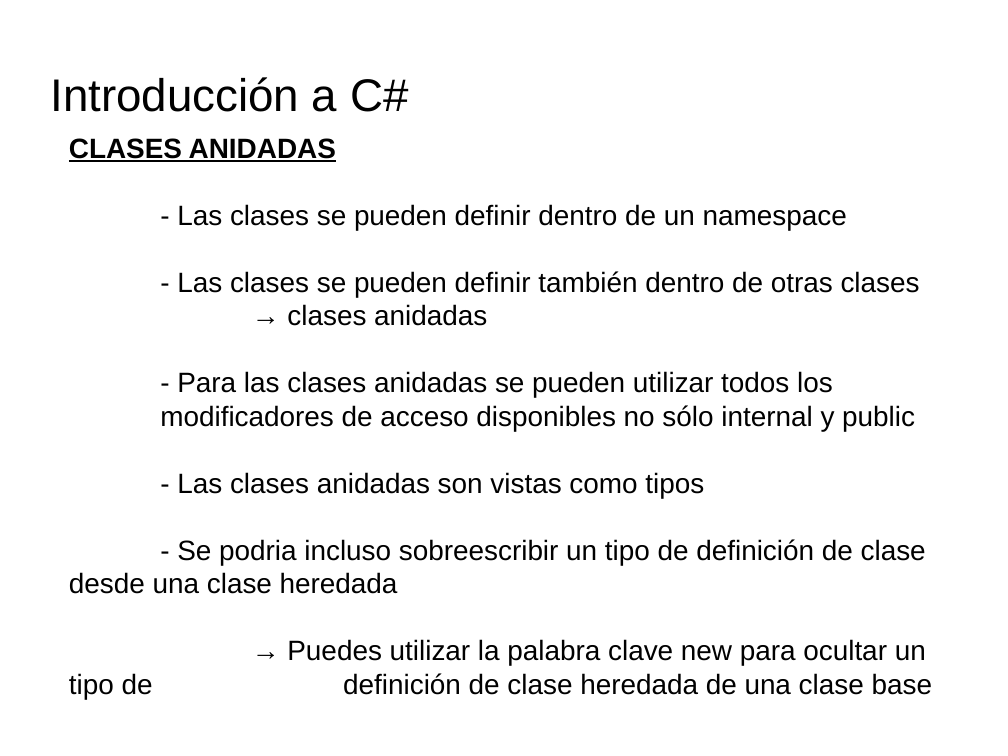
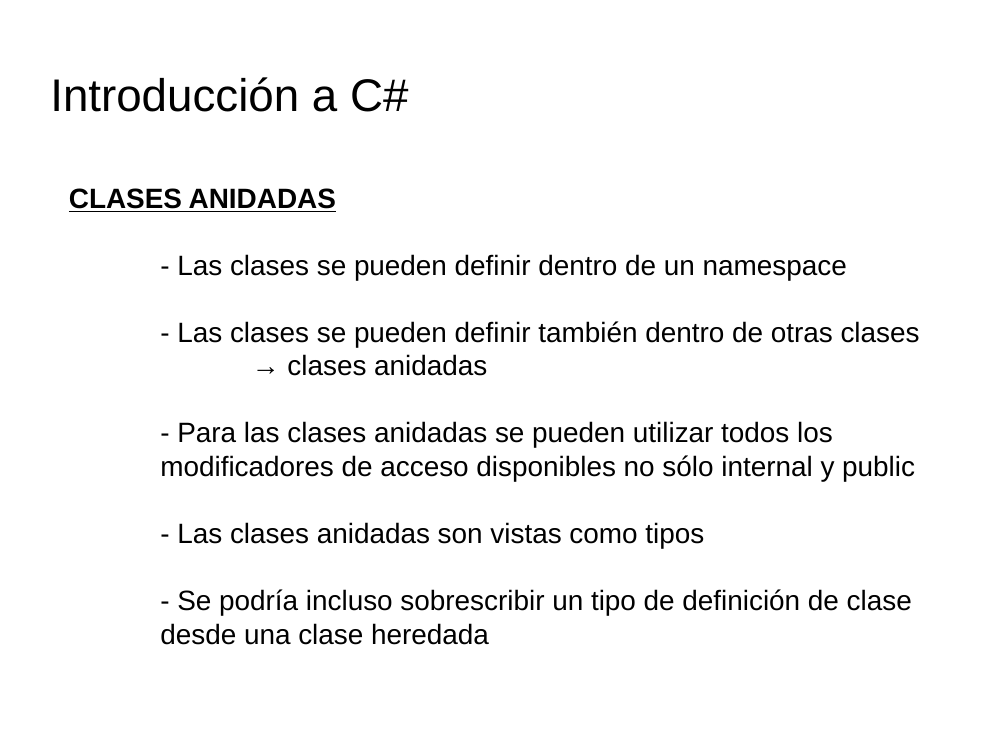
Before and after one commit to videojuegos-abastos/PMV, a slide deck: slide 16 of te/Tema 4 (Chema)/t4.3.- Definiendo miembros de una clase.odp. Drawn at 1008x756 pixels with LibreOffice and Linux fonts; fonts in the diff are those of the drawing; background and template pictures are left out. Boxes give left, top, right and bottom in pixels: in the first picture for what was removed or moved away, otherwise in the second. Text is boxed around its words. In the diff, an @@ line names an element or a change of style, - is before the commit and + after.

```diff
--- a/te/Tema 4 (Chema)/t4.3.- Definiendo miembros de una clase.odp
+++ b/te/Tema 4 (Chema)/t4.3.- Definiendo miembros de una clase.odp
@@ text at (x1=160, y1=589, x2=912, y2=645): text changed @@
-- Se podria incluso sobreescribir un tipo de definición de clase desde una clase heredada
-→ Puedes utilizar la palabra clave new para ocultar un tipo de definición de clase heredada de una clase base
+- Se podría incluso sobrescribir un tipo de definición de clase desde una clase heredada
```
Also in this commit, not shown: 7 other slides changed, 3 other files.
